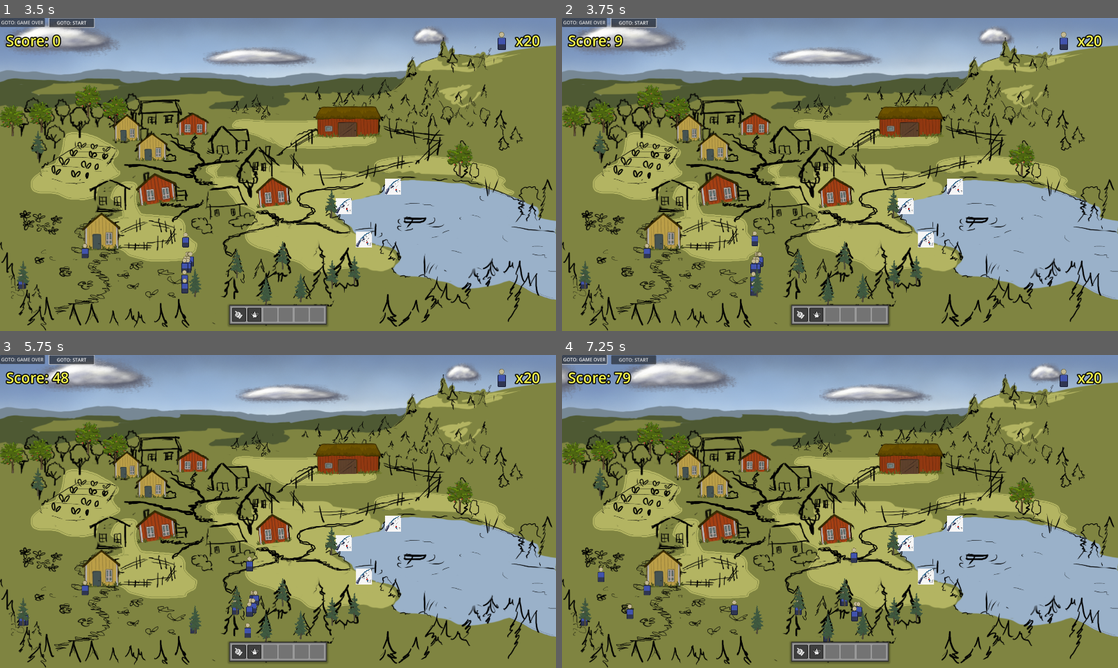
Above: before the commit, frames 1-4 (two rows, left to right).
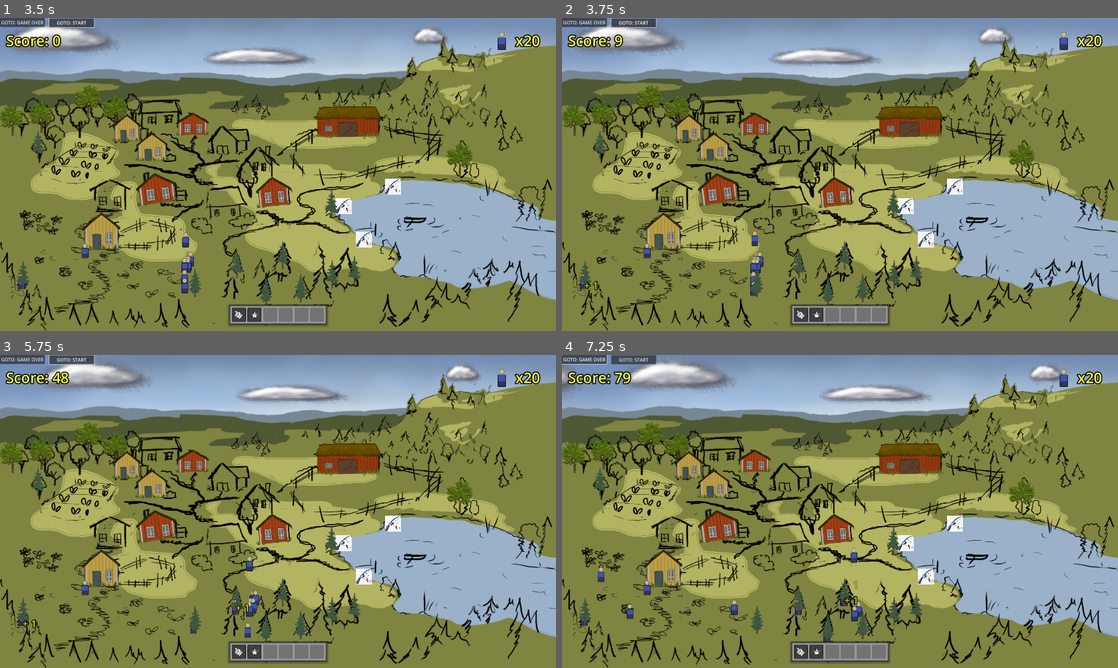
Above: after the commit, the same moments.

Repository: arget4me/cosyville
Game: Godot game, scene res://Scenes/main_scene.tscn
Two runs of this game, one before a commit and one after it. Both use one fixed random seed, a clock stepped at 60 frames per second and the inputs below.
Inputs (mouse positions are in pixels of both pictures, inside the frame that each line leads up to):
- Up to frame 1 (3.5 s): click "GOTO: PLAYING" at 0.5 s; click "GOTO: START" at 1.25 s; click "GOTO: START" at 2 s; move the mouse to (194, 284) at 2.77 s; press the mouse at (194, 284) at 2.78 s; hold Right (ui_right) from 2.78 s (still down)
- Up to frame 2 (3.75 s): move the mouse to (828, 293) at 3.52 s; release Right (ui_right) at 3.53 s; release the mouse at (828, 293) at 3.53 s; hold Down (ui_down) from 3.53 s (still down); click (828, 293) at 3.6 s
- Up to frame 3 (5.75 s): move the mouse to (283, 592) at 4.27 s; release Down (ui_down) at 4.28 s; press the mouse at (283, 592) at 4.28 s; hold Right (ui_right) 4.28-5.03 s; move the mouse to (300, 624) at 5.02 s; release the mouse at (300, 624) at 5.03 s; hold Up (ui_up) from 5.03 s (still down); click (300, 624) at 5.1 s
- Up to frame 4 (7.25 s): move the mouse to (801, 602) at 5.77 s; release Up (ui_up) at 5.78 s; press the mouse at (801, 602) at 5.78 s; hold Left (ui_left) from 5.78 s (still down); move the mouse to (895, 611) at 6.52 s; release the mouse at (895, 611) at 6.53 s; click (895, 611) at 6.6 s

Frame 1 is identical in both runs. In frame 2, less than 0.1% of the frame differs, in the area x 3-7%, y 84-87%; in frame 3, less than 0.1%, in the area x 3-45%, y 79-88%; in frame 4, less than 0.1%.

Commit message:
Added score animation for villagers

Diff:
--- /dev/null
+++ b/Scenes/UI/score_animation.tscn
@@ -0,0 +1,82 @@
+[gd_scene load_steps=6 format=3 uid="uid://di1ursyi5cr1i"]
+
+[ext_resource type="Theme" uid="uid://wvo4711uwpjg" path="res://Themes/UI/Score_Theme.tres" id="1_7drff"]
+[ext_resource type="Script" path="res://art/score_animation.gd" id="1_n2bwo"]
+
+[sub_resource type="Animation" id="Animation_gwnrw"]
+resource_name = "up_and_fade_away"
+length = 0.5
+tracks/0/type = "value"
+tracks/0/imported = false
+tracks/0/enabled = true
+tracks/0/path = NodePath("Label:position")
+tracks/0/interp = 1
+tracks/0/loop_wrap = true
+tracks/0/keys = {
+"times": PackedFloat32Array(0, 0.5),
+"transitions": PackedFloat32Array(1, 1),
+"update": 0,
+"values": [Vector2(0, 0), Vector2(0, -180)]
+}
+tracks/1/type = "value"
+tracks/1/imported = false
+tracks/1/enabled = true
+tracks/1/path = NodePath("Label:self_modulate")
+tracks/1/interp = 1
+tracks/1/loop_wrap = true
+tracks/1/keys = {
+"times": PackedFloat32Array(0, 0.5),
+"transitions": PackedFloat32Array(1, 1),
+"update": 0,
+"values": [Color(1, 1, 0.305882, 1), Color(1, 1, 0.305882, 0)]
+}
+
+[sub_resource type="Animation" id="Animation_lhr4x"]
+length = 0.001
+tracks/0/type = "value"
+tracks/0/imported = false
+tracks/0/enabled = true
+tracks/0/path = NodePath("Label:position")
+tracks/0/interp = 1
+tracks/0/loop_wrap = true
+tracks/0/keys = {
+"times": PackedFloat32Array(0),
+"transitions": PackedFloat32Array(1),
+"update": 0,
+"values": [Vector2(0, 0)]
+}
+tracks/1/type = "value"
+tracks/1/imported = false
+tracks/1/enabled = true
+tracks/1/path = NodePath("Label:self_modulate")
+tracks/1/interp = 1
+tracks/1/loop_wrap = true
+tracks/1/keys = {
+"times": PackedFloat32Array(0),
+"transitions": PackedFloat32Array(1),
+"update": 0,
+"values": [Color(1, 1, 1, 1)]
+}
+
+[sub_resource type="AnimationLibrary" id="AnimationLibrary_cv77s"]
+_data = {
+"RESET": SubResource("Animation_lhr4x"),
+"up_and_fade_away": SubResource("Animation_gwnrw")
+}
+
+[node name="ScoreAnimation" type="Node2D"]
+scale = Vector2(0.7, 0.7)
+script = ExtResource("1_n2bwo")
+
+[node name="Label" type="Label" parent="."]
+offset_right = 46.0
+offset_bottom = 61.0
+theme = ExtResource("1_7drff")
+text = "+ 1"
+
+[node name="AnimationPlayer" type="AnimationPlayer" parent="."]
+libraries = {
+"": SubResource("AnimationLibrary_cv77s")
+}
+
+[connection signal="animation_finished" from="AnimationPlayer" to="." method="_on_animation_player_animation_finished"]
--- a/Scripts/villager_brain.gd
+++ b/Scripts/villager_brain.gd
@@ -1,6 +1,7 @@
 extends Node
 
 @export var villager: VillagerClass
+@onready var score_animation = preload("res://Scenes/UI/score_animation.tscn")
 var is_doing_action = false
 var curr_plan = []
 var last_action
@@ -30,7 +31,7 @@
 			exit = true
 	if(!plan_failed):
 		# add score for the action we completed
-		ClickingManager.add_score(GoapManager.action_name_to_score[curr_plan[plan_index]])
+		add_score(GoapManager.action_name_to_score[curr_plan[plan_index]])
 	curr_plan.remove_at(plan_index)
 	is_doing_action = false
 
@@ -40,7 +41,7 @@
 	if(!plan_failed):
 		await get_tree().create_timer(2).timeout
 	if(!plan_failed):
-		ClickingManager.add_score(GoapManager.action_name_to_score[curr_plan[plan_index]])
+		add_score(GoapManager.action_name_to_score[curr_plan[plan_index]])
 	curr_plan.remove_at(plan_index)
 	is_doing_action = false
 
@@ -50,7 +51,7 @@
 	if(!plan_failed):
 		await get_tree().create_timer(3).timeout
 	if(!plan_failed):
-		ClickingManager.add_score(GoapManager.action_name_to_score[curr_plan[plan_index]])
+		add_score(GoapManager.action_name_to_score[curr_plan[plan_index]])
 	curr_plan.remove_at(plan_index)
 	is_doing_action = false
 
@@ -64,6 +65,12 @@
 			action_fish()
 		"GO_TO_POS":
 			action_move_to()
+
+func add_score(score: int):
+	ClickingManager.add_score(score)
+	var new_animation = score_animation.instantiate()
+	new_animation.position = villager.position
+	add_child(new_animation)
 
 
 func _process(delta: float) -> void:
--- /dev/null
+++ b/art/score_animation.gd
@@ -0,0 +1,10 @@
+extends Node2D
+
+@onready var animation_player = $AnimationPlayer
+var is_deleting = false
+
+func _ready():
+	animation_player.play('up_and_fade_away')
+
+func _on_animation_player_animation_finished(anim_name):
+	queue_free()
